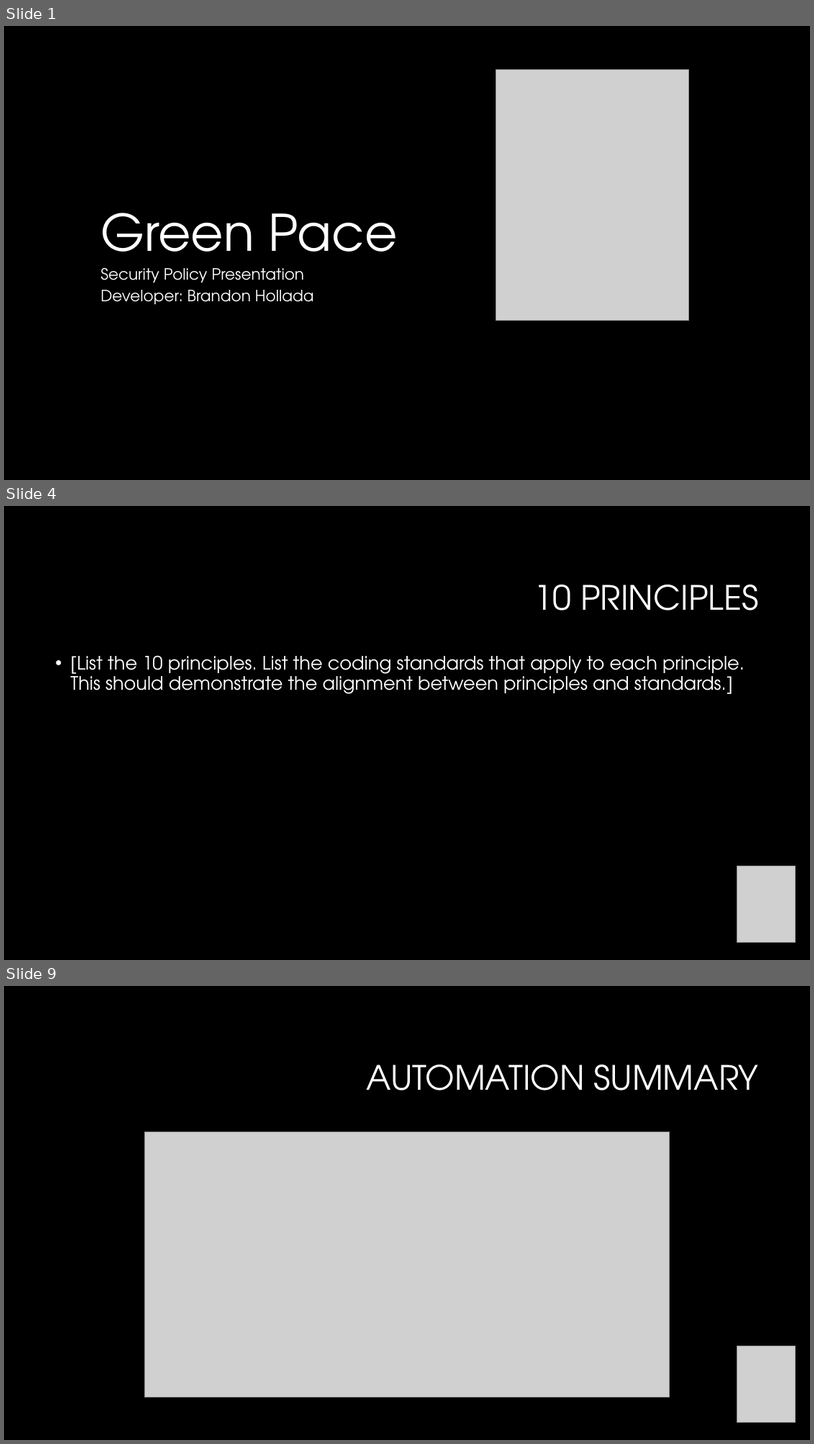
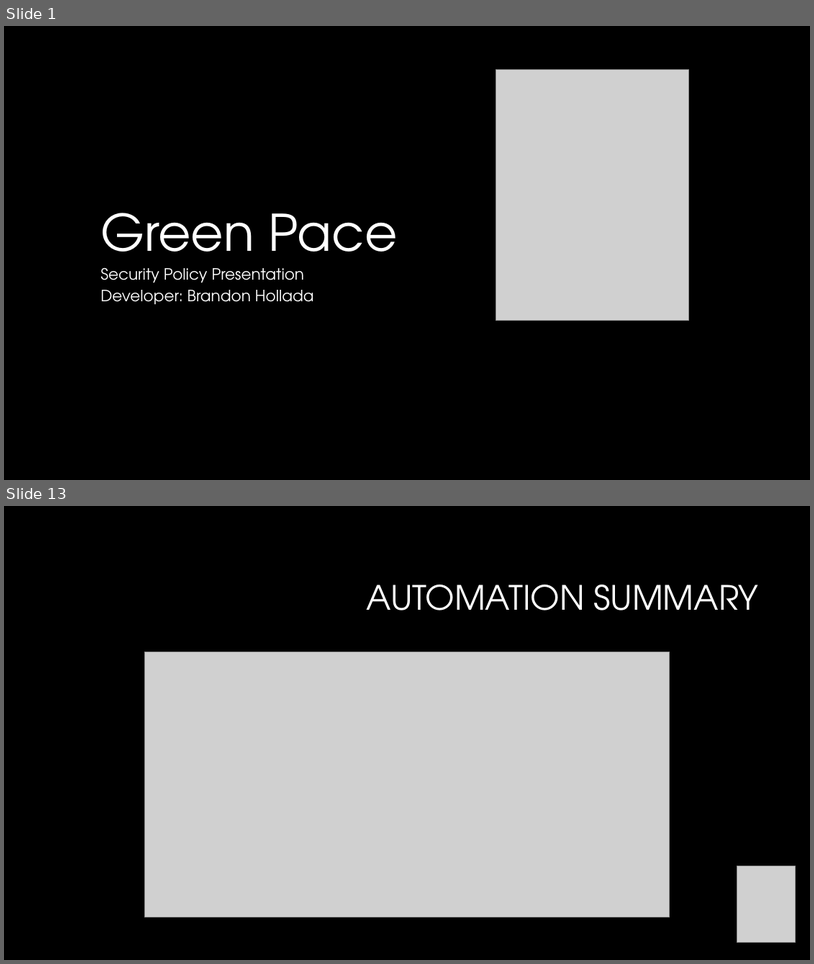
Before and after one commit to HolladaB/CS405, a slide deck: CS 405 Project Two Presentation-Hollada.pptx. Shown one above the other, each under a label of ours: slides 1, 4 and 9 before the commit, slides 1 and 13 after it; the slides between them are not shown. The pictures are 814x1444 and 814x964 pixels, drawn with LibreOffice and Linux fonts; fonts in the diff are those of the drawing; grey boxes stand for pictures; background and template pictures are left out. Boxes give left, top, right and bottom in pixels: in the first picture for what was removed or moved away, otherwise in the second. Text is boxed around its words. In the diff, an @@ line names an element or a change of style, - is before the commit and + after.

```diff
--- a/CS 405 Project Two Presentation-Hollada.pptx
+++ b/CS 405 Project Two Presentation-Hollada.pptx
@@ slide 4 removed at [4,506,810,960], background #000000 @@
@@ title removed at [535,584,759,610] @@
-10 PRINCIPLES
@@ text removed at [70,655,745,694] @@
-• [List the 10 principles. List the coding standards that apply to each principle. This should demonstrate the alignment between principles and standards.]
@@ picture removed at [737,866,796,942] @@
@@ what was slide 9 is now slide 13 @@
```
Also in this commit, not shown: 10 slides changed, 6 slides added, 1 other slide removed.
